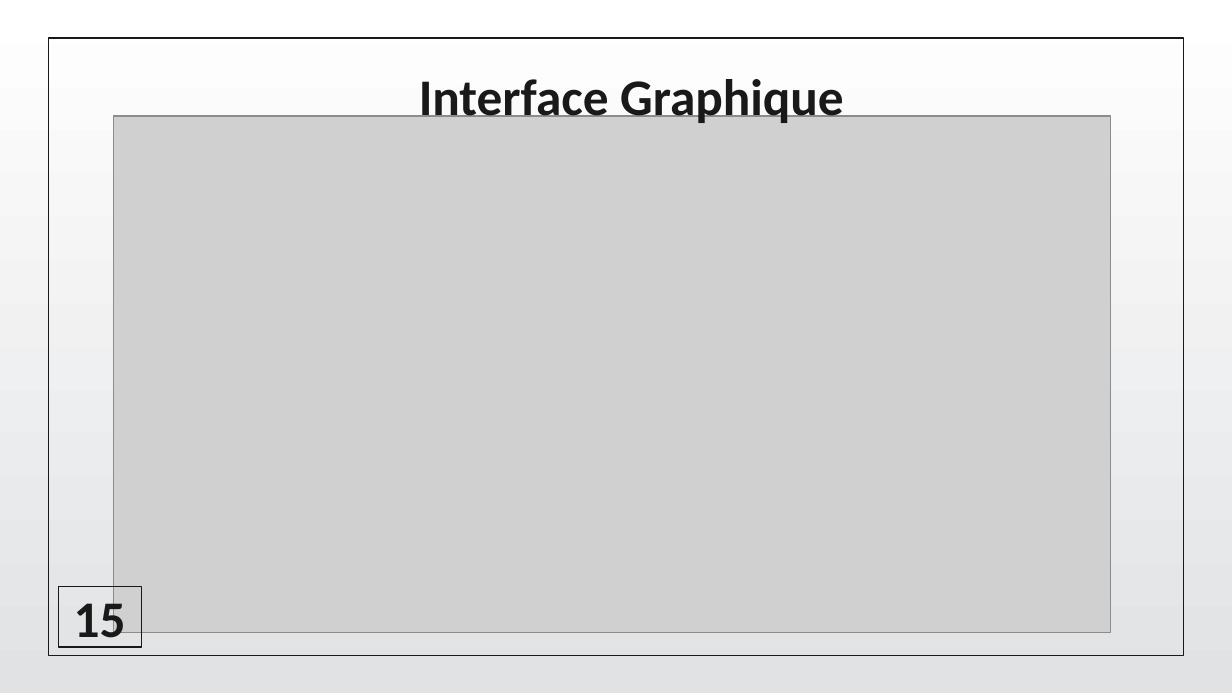
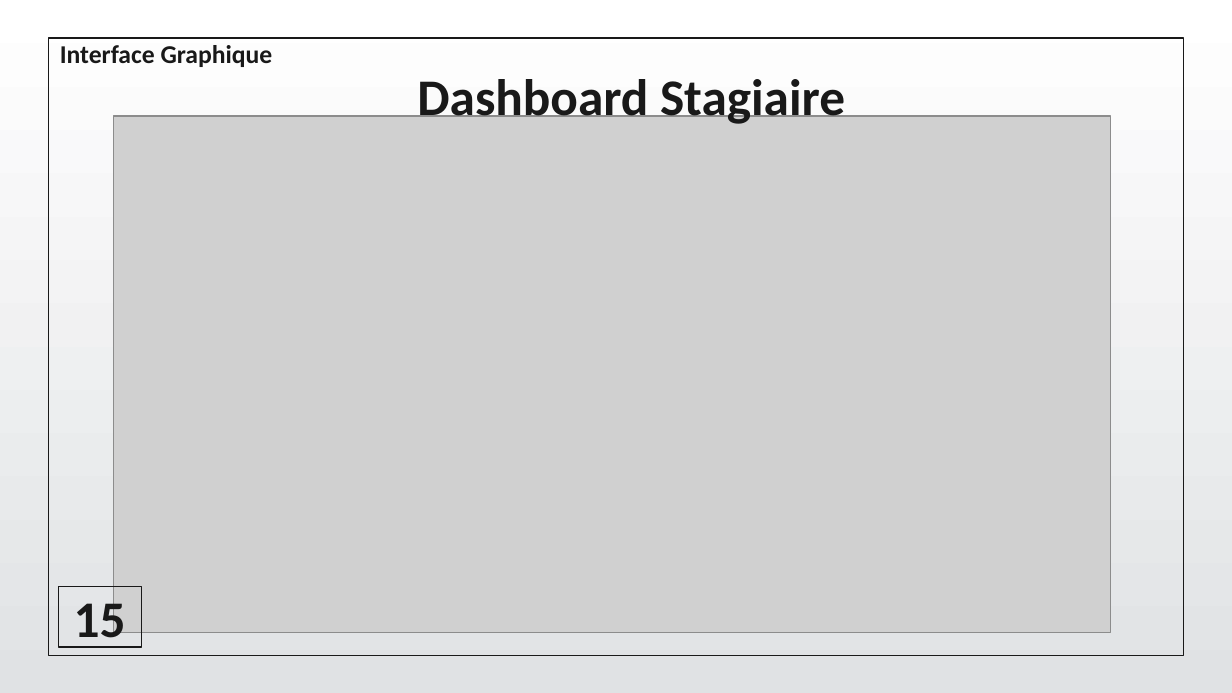
Before and after one commit to CodeWizard-404/Circuit_De_Stage, a slide deck: slide 23 of Doc/Pres/Pres.pptx (slide 22 before the commit). Drawn at 1232x693 pixels with LibreOffice and Linux fonts; fonts in the diff are those of the drawing; grey boxes stand for pictures; background and template pictures are left out. Boxes give left, top, right and bottom in pixels: in the first picture for what was removed or moved away, otherwise in the second. Text is boxed around its words. In the diff, an @@ line names an element or a change of style, - is before the commit and + after.

```diff
--- a/Doc/Pres/Pres.pptx
+++ b/Doc/Pres/Pres.pptx
@@ text added at (60,45,273,67), 15 pt, text #191919, bold @@
+Interface Graphique
@@ text at (417,73,845,124): text changed @@
-Interface Graphique
+Dashboard Stagiaire
```
Also in this commit, not shown: 9 other slides changed, 1 slide added.
